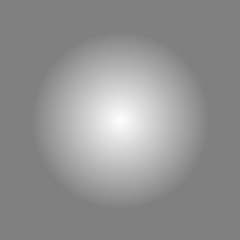
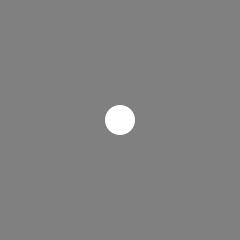
Layer changes from the first 240 x 240 image to the second:
added layer "Dot" above "Circle" over [105, 105, 135, 135]
hid "Gradient", moved it above "Cross" over [33, 33, 208, 208]
